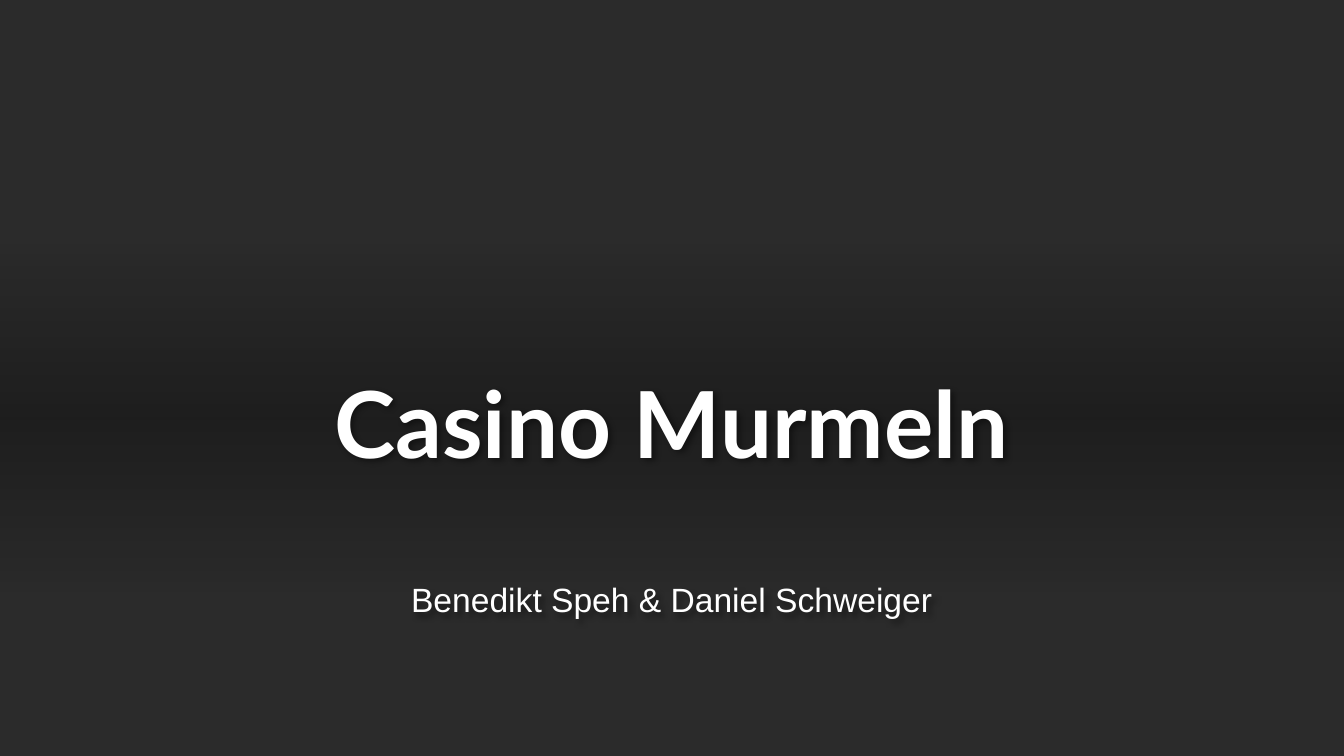
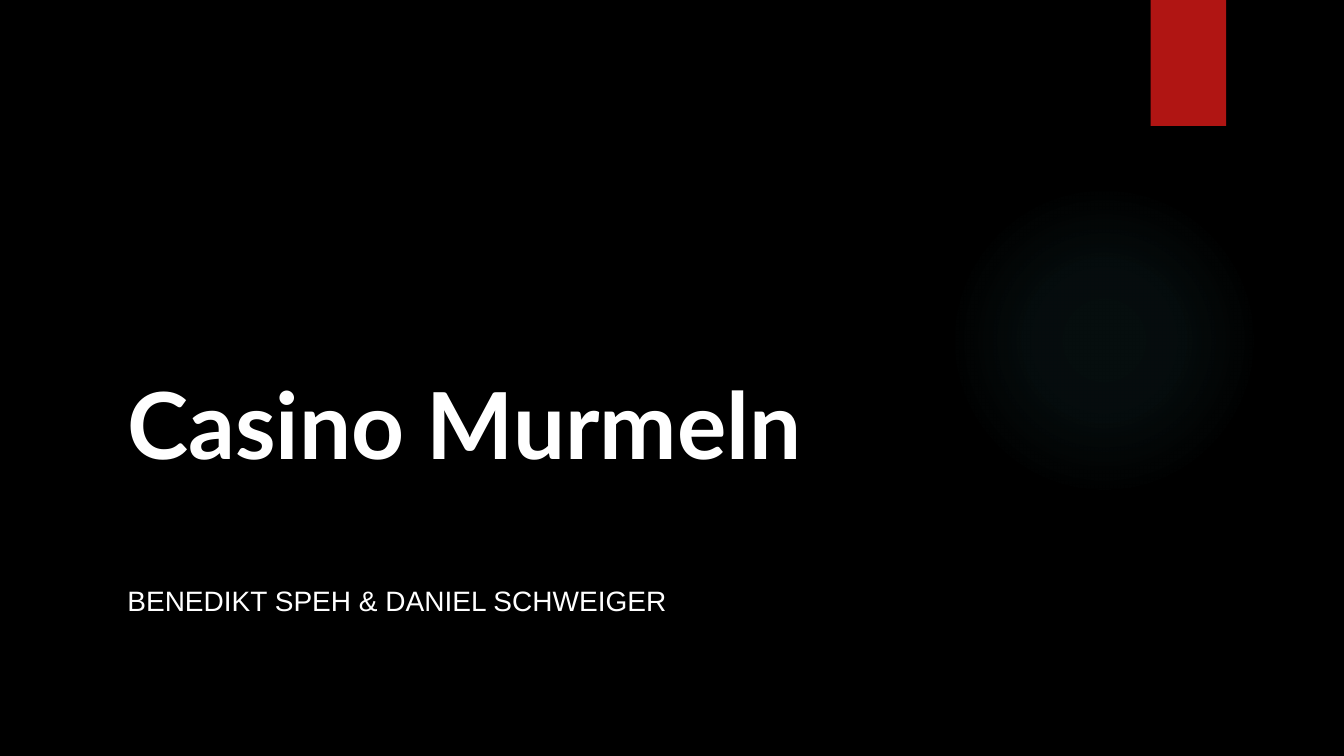
Before and after one commit to Danschweig/Semesterprojekt-Murmelbahn, a slide deck: slide 1 of Casino Murmeln Präsentation Dienstag.pptx. Drawn at 1344x756 pixels with LibreOffice and Linux fonts; fonts in the diff are those of the drawing; background and template pictures are left out; a plain dark background stands for a picture behind light text. Boxes give left, top, right and bottom in pixels: in the first picture for what was removed or moved away, otherwise in the second. Text is boxed around its words. In the diff, an @@ line names an element or a change of style, - is before the commit and + after.

```diff
--- a/Casino Murmeln Präsentation Dienstag.pptx
+++ b/Casino Murmeln Präsentation Dienstag.pptx
@@ rectangle removed at bbox=[0, 0, 1344, 756] @@
@@ rectangle added at bbox=[1150, 0, 1226, 126], fill #B01513 @@
@@ title "Casino Murmeln" at bbox=[127, 390, 802, 460]: alignment centre to left; line spacing 0.9 to 1 @@
@@ ellipse added at bbox=[949, 185, 1259, 495], fill gradient #50B9C1 @@
@@ rectangle removed at bbox=[0, 243, 1344, 592] @@
@@ subtitle at bbox=[127, 591, 666, 612]: text changed; size 24 to 20 pt @@
-Benedikt Speh & Daniel Schweiger
+BENEDIKT SPEH & DANIEL SCHWEIGER
```
Also in this commit, not shown: 4 other slides changed, 1 slide added.
